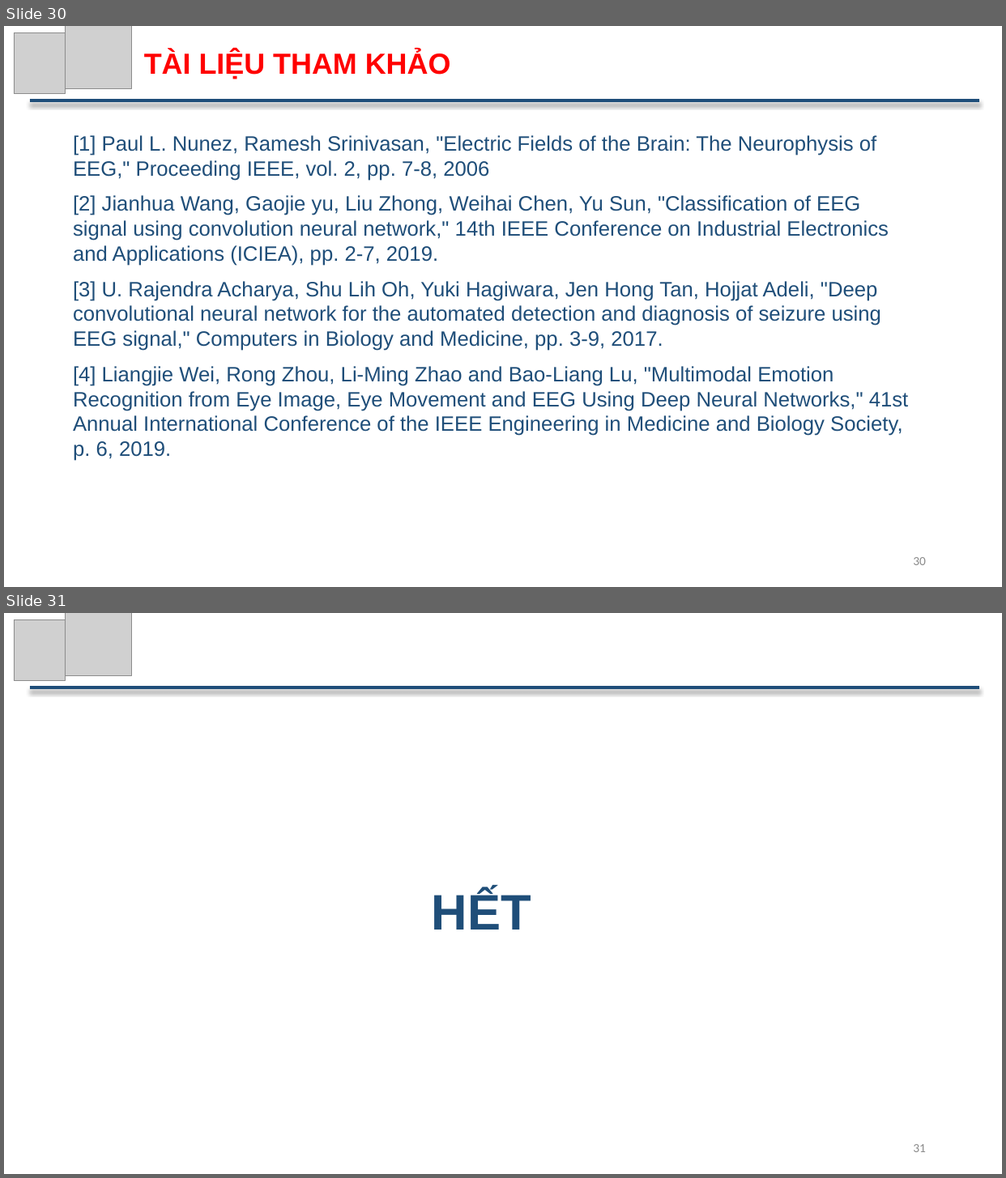
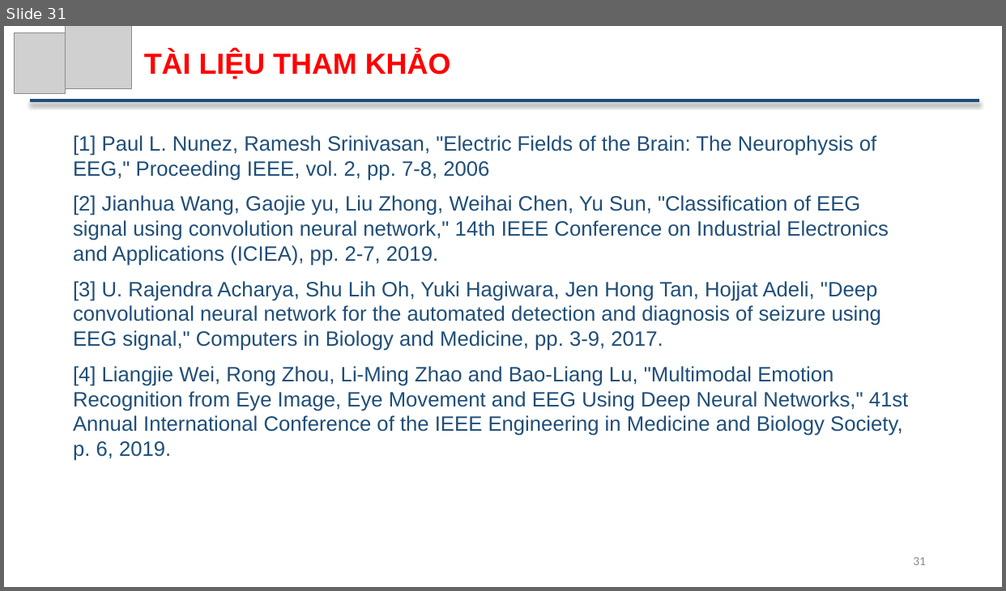
Before and after one commit to ThuTrongNguyen/Thesis, a slide deck: SlideBaoCao_NguyenTrongThu.pptx. Shown one above the other, each under a label of ours: slides 30 and 31 before the commit, slide 31 after it. The pictures are 1006x1178 and 1006x591 pixels, drawn with LibreOffice and Linux fonts; fonts in the diff are those of the drawing; grey boxes stand for pictures. Boxes give left, top, right and bottom in pixels: in the first picture for what was removed or moved away, otherwise in the second. Text is boxed around its words. In the diff, an @@ line names an element or a change of style, - is before the commit and + after.

```diff
--- a/SlideBaoCao_NguyenTrongThu.pptx
+++ b/SlideBaoCao_NguyenTrongThu.pptx
@@ slide 31 removed at (x1=4, y1=613, x2=1002, y2=1174), background #FFFFFF @@
@@ picture removed at (x1=14, y1=619, x2=66, y2=681) @@
@@ picture removed at (x1=66, y1=613, x2=131, y2=676) @@
@@ line removed from (30, 688) to (979, 688) @@
@@ text removed at (x1=432, y1=890, x2=531, y2=930) @@
-HẾT
@@ page number removed at (x1=913, y1=1144, x2=926, y2=1152) @@
-31
@@ what was slide 30 is now slide 31 @@
@@ page number at (x1=913, y1=557, x2=926, y2=565): text changed @@
-30
+31
```
Also in this commit, not shown: 4 slides changed, 2 slides added.
